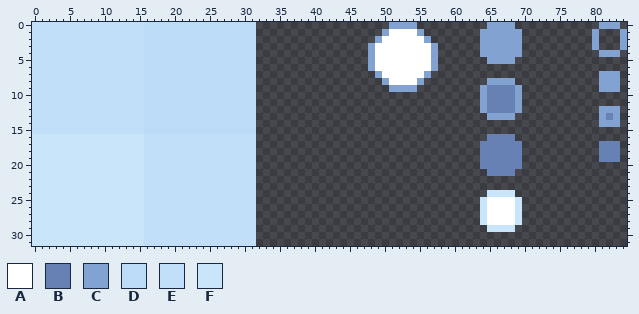
One commit to this pixel-art file: assets/images/ui/ui.aseprite. The picture above is the old version.
85x32 pixels, 1 frame. Colours within 5 levels of each other are drawn and written as one.
Visible layers, top first: "UI/backgrounds/background/vertical", "UI/backgrounds/background/horizontal" opacity 62%, "UI/backgrounds/background/bg", "UI/panel", "UI/Button/normal", "UI/Button/hover", "UI/Button/pressed", "UI/Button/disabled", "UI/Scroll/Grabber/grabber", "UI/Scroll/Grabber/grabber-hover", "UI/Scroll/Grabber/grabber-pressed", "UI/Scroll/scroll".
Palette (. is transparent): A #ffffff  B #6881b5  C #82a2d1  D #bbdbf6  E #c1dff8  F #c9e5fa
Pixels before (only the part around the change), first column x 42:
 0 .........CCCC..........CCCC..
 1 ........CAAAAC........CCCCCC.
 2 .......CAAAAAAC.......CCCCCC.
 3 ......CAAAAAAAAC......CCCCCC.
 4 ......CAAAAAAAAC......CCCCCC.
 5 ......CAAAAAAAAC.......CCCC..
 6 ......CAAAAAAAAC.............
 7 .......CAAAAAAC..............
 8 ........CAAAAC.........CCCC..
 9 .........CCCC.........CBBBBC.
10 ......................CBBBBC.
11 ......................CBBBBC.
12 ......................CBBBBC.
13 .......................CCCC..
14 .............................
15 .............................
16 .......................BBBB..
17 ......................BBBBBB.
18 ......................BBBBBB.
19 ......................BBBBBB.
20 ......................BBBBBB.
21 .......................BBBB..
22 .............................
23 .............................
24 .......................FFFF..
25 ......................FAAAAF.
26 ......................FAAAAF.
27 ......................FAAAAF.
28 ......................FAAAAF.
29 .......................FFFF..
The result:
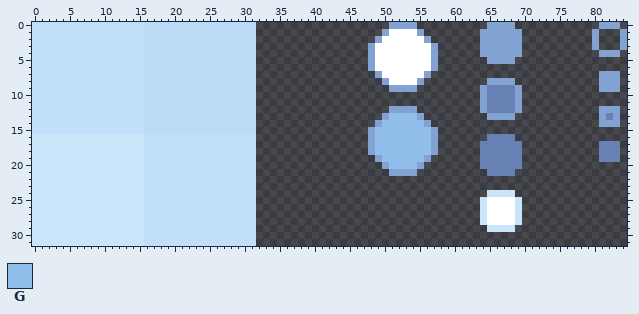
Colours new in this view: G #91beeb
The edit:
layer "UI/Panel/accent" added
Layer "UI/Panel/accent":
y 12: x 51..54 .... -> CCCC
y 13: x 50..55 ...... -> CGGGGC
y 14: x 49..56 ........ -> CGGGGGGC
y 15..18: x 48..57 .......... -> CGGGGGGGGC
y 19: x 49..56 ........ -> CGGGGGGC
y 20: x 50..55 ...... -> CGGGGC
y 21: x 51..54 .... -> CCCC
